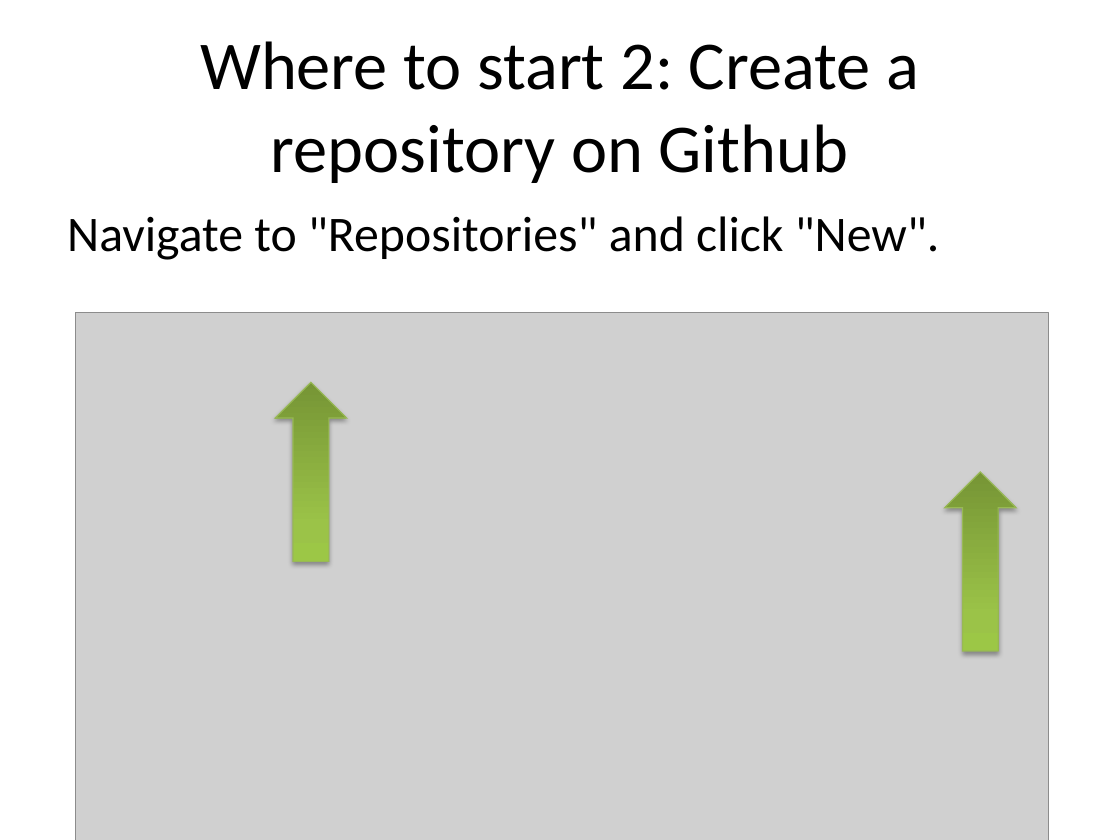
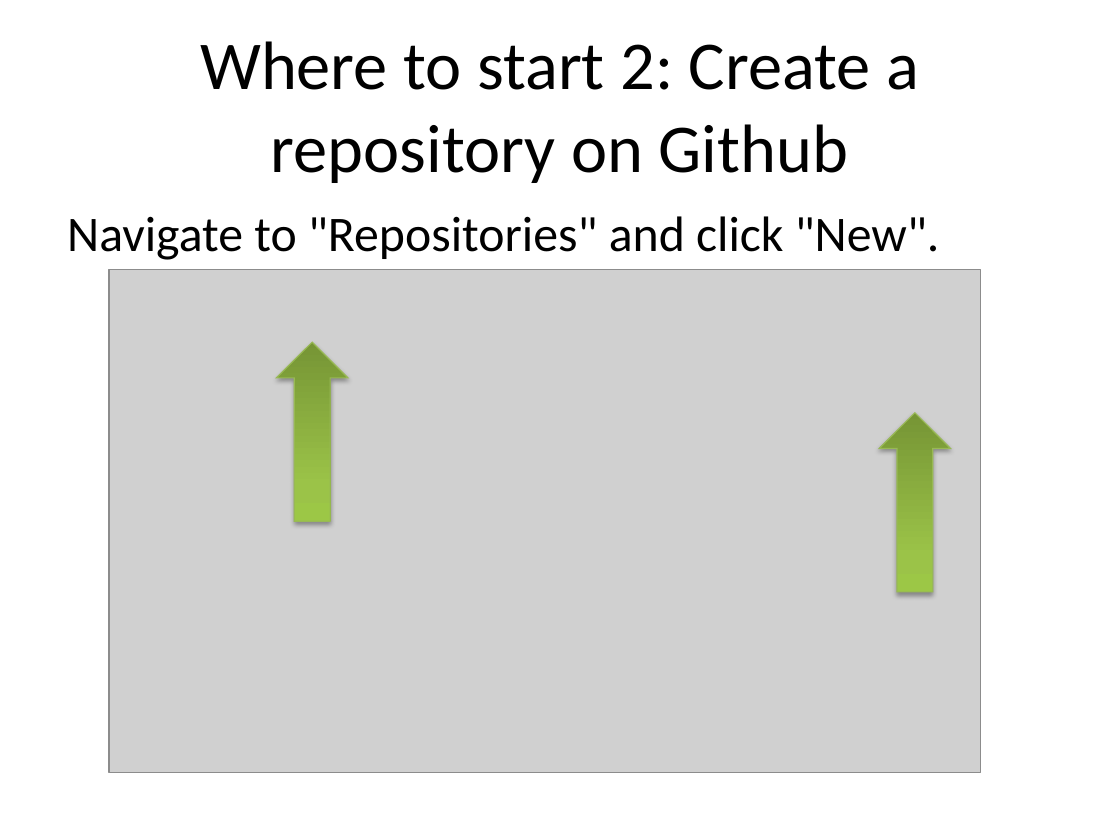
Before and after one commit to ncasuk/ncas-isc, a slide deck: slide 16 of shell/presentations/01_git2.pptx. Drawn at 1120x840 pixels with LibreOffice and Linux fonts; fonts in the diff are those of the drawing; grey boxes stand for pictures; background and template pictures are left out. Boxes give left, top, right and bottom in pixels: in the first picture for what was removed or moved away, otherwise in the second. Text is boxed around its words. In the diff, an @@ line names an element or a change of style, - is before the commit and + after.

```diff
--- a/shell/presentations/01_git2.pptx
+++ b/shell/presentations/01_git2.pptx
@@ picture: place and size @@
-picture at (75,312,1048,840)
+picture at (109,270,980,773)
@@ down arrow: place and size @@
-down arrow at (276,382,347,561)
+down arrow at (277,342,348,521)
@@ down arrow: place and size @@
-down arrow at (944,472,1016,651)
+down arrow at (879,413,951,592)
```
Also in this commit, not shown: 14 other slides changed, 2 other files.
